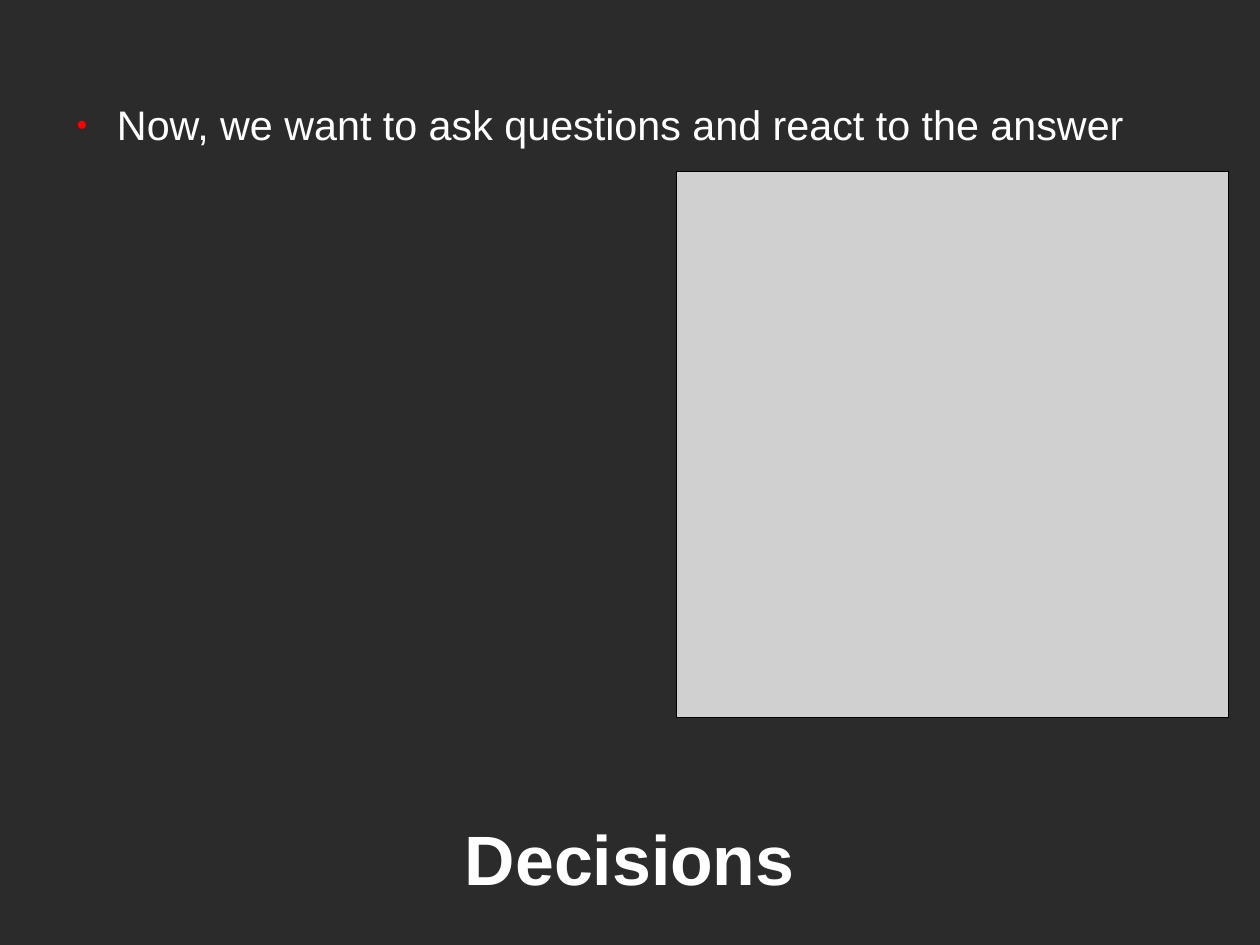
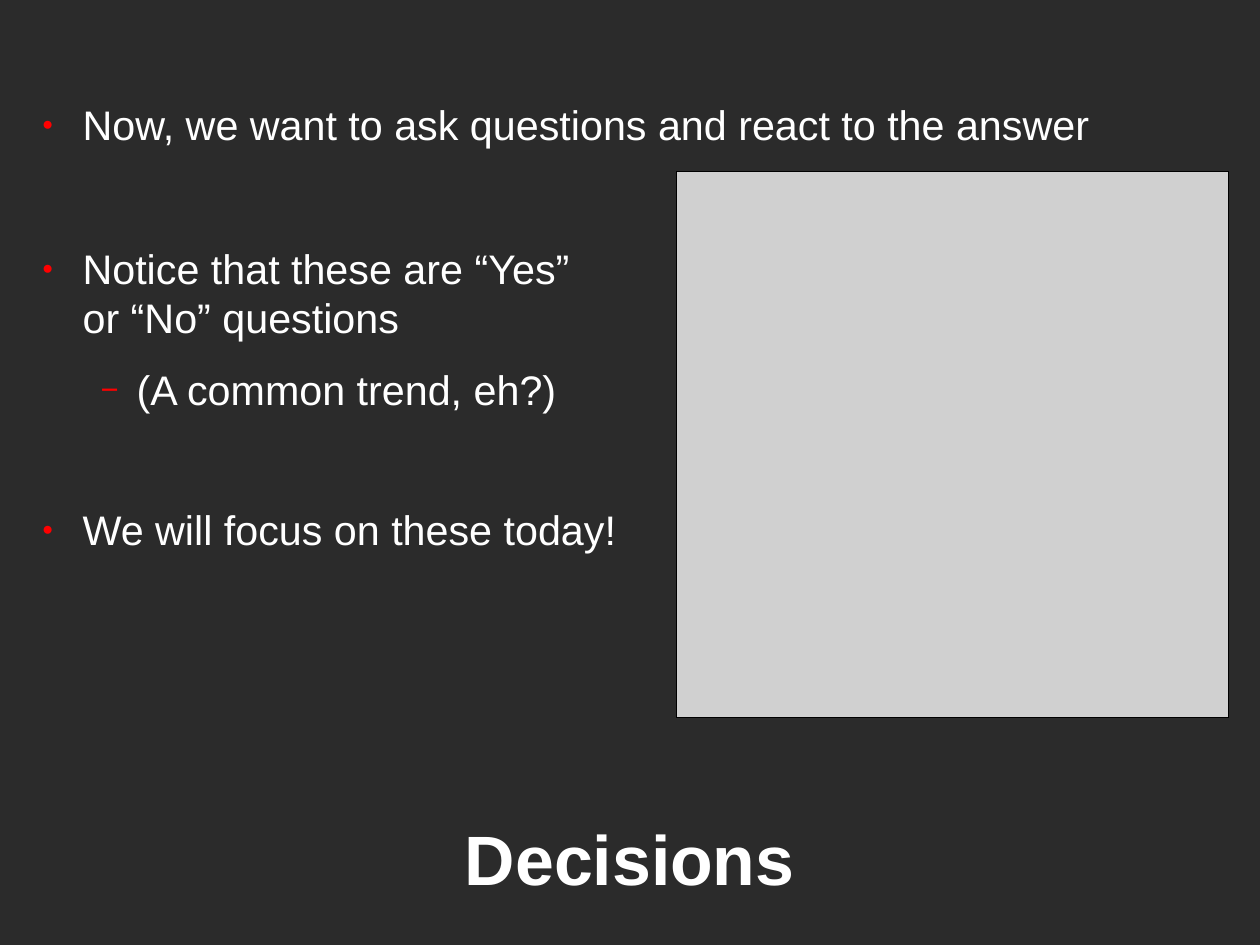
Before and after one commit to wilkie/intro-to-programming, a slide deck: slide 11 of odp/Lecture4-MakingDecisions.odp. Drawn at 1260x945 pixels with LibreOffice and Linux fonts; fonts in the diff are those of the drawing; grey boxes stand for pictures; background and template pictures are left out; a plain dark background stands for a picture behind light text. Boxes give left, top, right and bottom in pixels: in the first picture for what was removed or moved away, otherwise in the second. Text is boxed around its words. In the diff, an @@ line names an element or a change of style, - is before the commit and + after.

```diff
--- a/odp/Lecture4-MakingDecisions.odp
+++ b/odp/Lecture4-MakingDecisions.odp
@@ text "Now, we want to ask ...": place and size @@
-text "Now, we want to ask ..." at bbox=[117, 110, 1123, 148]
+text "Now, we want to ask ..." at bbox=[83, 110, 1089, 553]
@@ text at bbox=[83, 254, 616, 553]: paragraphs added @@
+● Notice that these are “Yes”
+  or “No” questions
+  − (A common trend, eh?)
+● We will focus on these today!
```
Also in this commit, not shown: 5 slides added, 4 slides removed.
